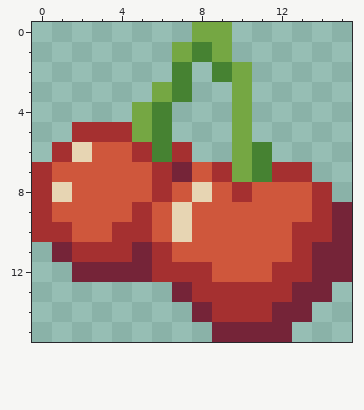
One commit to this pixel-art file: art/fruit/cherry.aseprite. The picture above was drawn from the file before the commit.
16x16 pixels, 1 frame.
Now the later version:
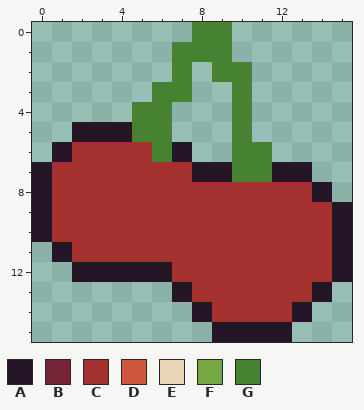
Palette (. is transparent): A #241527  B #752438  C #a53030  D #cf573c  E #e7d5b3  F #75a743  G #468232
The edit:
Changed rows in their new state; - is an unchanged pixel.
Layer "Layer 1":
first column x 0:
 0 --------GG------
 1 -------G-G------
 2 ----------G-----
 3 ------G---G-----
 4 -----G----G-----
 5 --AAAG----G-----
 6 -ACCC--A--G-----
 7 ACCCCC-CAAG-AA--
 8 ACCCCC-CCC-CCCA-
 9 ACCCC-CCCCCCCC-A
10 A-CC--CCCCCCC--A
11 -A---C-CCCCCC-CA
12 --AAAAA--CCC--CA
13 -------A-----CA-
14 --------A---CA--
15 ---------AAAA---
